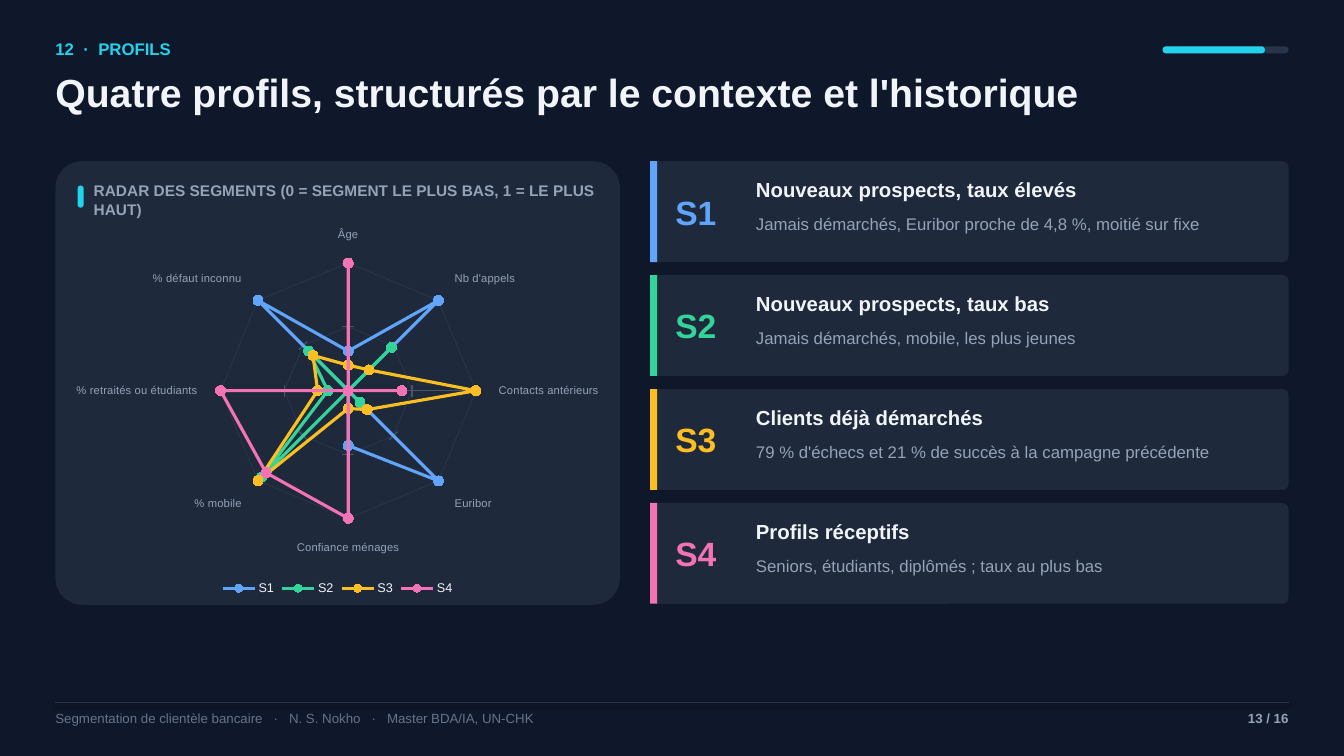
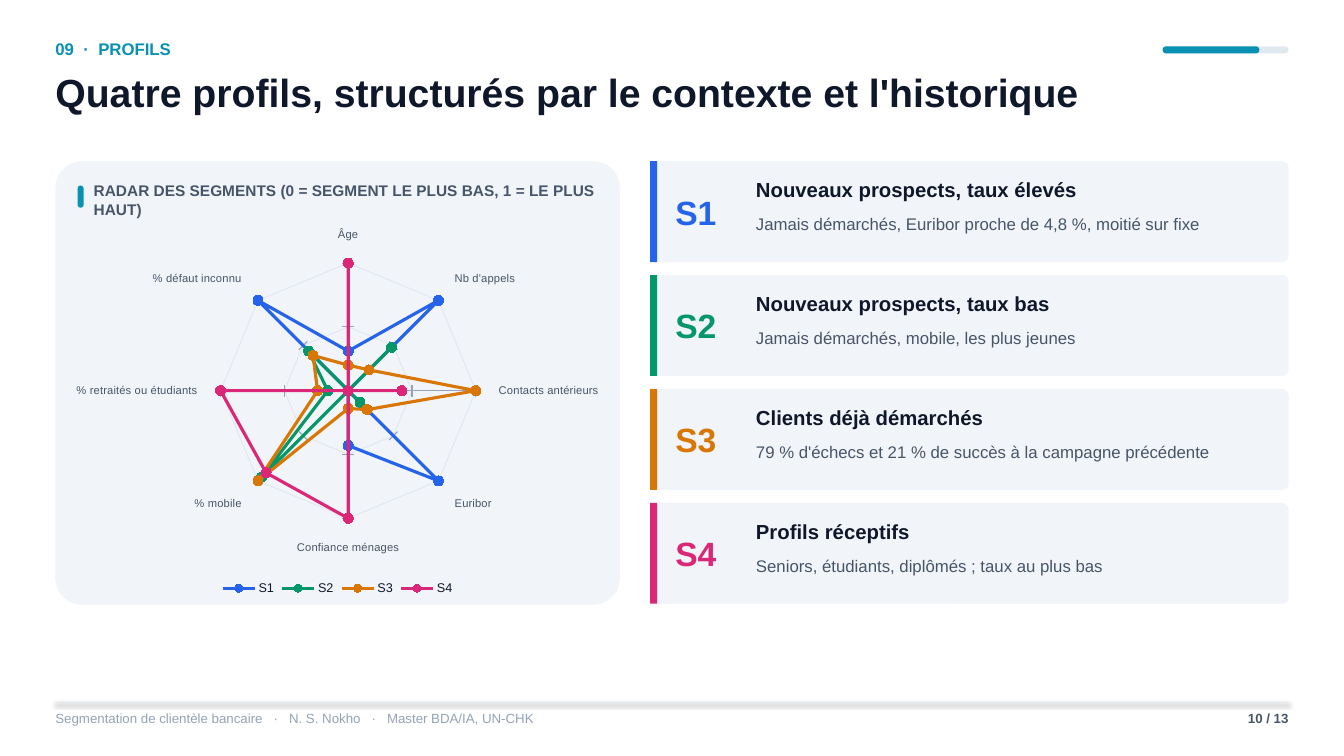
Before and after one commit to Nokho11/segmentation-bancaire, a slide deck: slide 10 of soutenance/soutenance_segmentation_bancaire.pptx (slide 13 before the commit). Drawn at 1344x756 pixels with LibreOffice and Linux fonts; fonts in the diff are those of the drawing. Boxes give left, top, right and bottom in pixels: in the first picture for what was removed or moved away, otherwise in the second. Text is boxed around its words. In the diff, an @@ line names an element or a change of style, - is before the commit and + after.

Commit message:
Soutenance sur fond blanc en 13 diapositives, application enrichie, relecture finale
- Application : distances aux centres, alerte client atypique (Isolation Forest),
  affectation par lot d'un fichier CSV (format UCI) avec export, onglet des segments
- Corrections de cohérence (accords entre méthodes, K-prototypes à k = 4)

```diff
--- a/soutenance/soutenance_segmentation_bancaire.pptx
+++ b/soutenance/soutenance_segmentation_bancaire.pptx
@@ background #0F172A to #FFFFFF @@
@@ text at (55, 43, 171, 55): text changed; text colour #22D3EE to #0891B2 @@
-12 · PROFILS
+09 · PROFILS
@@ rounded rectangle at (1163, 46, 1289, 53): fill #273449 to #E2E8F0 @@
@@ rounded rectangle at (1163, 46, 1259, 53): fill #22D3EE to #0891B2 @@
@@ rounded rectangle: place and size @@
-rounded rectangle at (1163, 46, 1265, 53)
+rounded rectangle at (1163, 46, 1259, 53)
@@ fill #1E293B to #F1F5F9 in 5 elements at (650, 161, 1289, 262), (650, 275, 1289, 376), (650, 389, 1289, 490), (650, 503, 1289, 604), (55, 161, 620, 605) @@
@@ rectangle at (650, 161, 657, 262): fill #60A5FA to #2563EB @@
@@ text "S1" at (675, 201, 716, 226): text colour #60A5FA to #2563EB @@
@@ rounded rectangle at (78, 186, 84, 208): fill #22D3EE to #0891B2 @@
@@ radar chart at (66, 212, 610, 600) @@
@@ colour of S1 #60A5FA to #2563EB @@
@@ colour of S2 #34D399 to #059669 @@
@@ colour of S3 #FBBF24 to #D97706 @@
@@ colour of S4 #F472B6 to #DB2777 @@
@@ legend changed @@
@@ category axis changed @@
@@ value axis changed @@
@@ lettering changed @@
@@ rectangle at (650, 275, 657, 376): fill #34D399 to #059669 @@
@@ text "S2" at (675, 314, 716, 339): text colour #34D399 to #059669 @@
@@ rectangle at (650, 389, 657, 490): fill #FBBF24 to #D97706 @@
@@ text "S3" at (675, 428, 716, 453): text colour #FBBF24 to #D97706 @@
@@ rectangle at (650, 503, 657, 604): fill #F472B6 to #DB2777 @@
@@ text "S4" at (675, 542, 716, 567): text colour #F472B6 to #DB2777 @@
@@ text colour #F1F5F9 to #0F172A in 5 elements at (55, 78, 1078, 115), (756, 182, 1076, 202), (756, 296, 1049, 316), (756, 410, 983, 429), (756, 524, 910, 544) @@
@@ text colour #94A3B8 to #475569 in 5 elements at (94, 185, 594, 218), (756, 217, 1199, 234), (756, 331, 1075, 348), (756, 445, 1209, 462), (756, 559, 1103, 576) @@
@@ text "Segmentation de clientèle bancaire · ..." at (55, 713, 534, 726): text colour #64748B to #94A3B8 @@
@@ line (55, 703) - (1289, 703): stroke #273449 0.75 pt to #E2E8F0 0.75 pt @@
@@ text at (1248, 713, 1289, 723): text changed; text colour #94A3B8 to #475569 @@
-13 / 16
+10 / 13
```
Also in this commit, not shown: 12 other slides changed, 3 slides removed, 7 other files.
